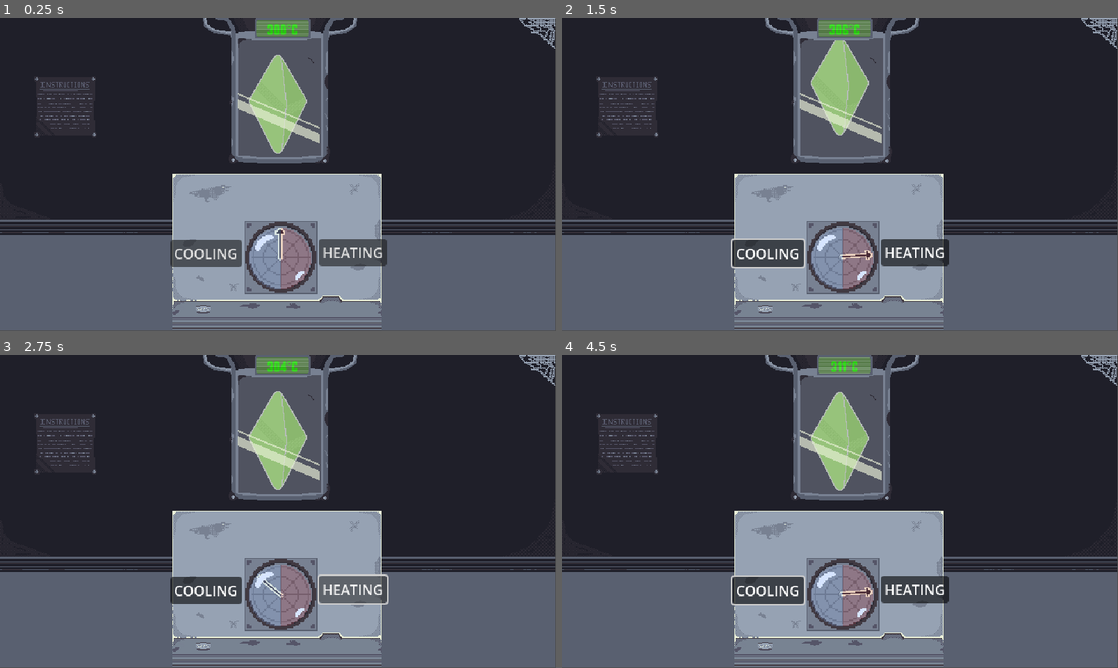
Above: before the commit, frames 1-4 (two rows, left to right).
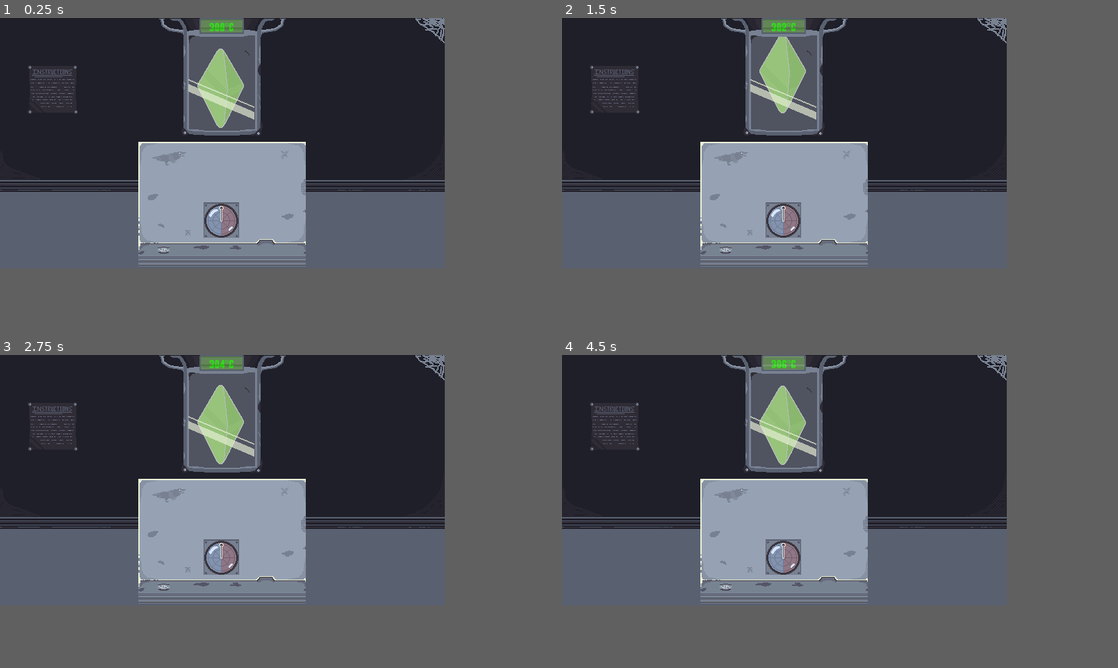
Above: after the commit, the same moments.

Repository: LuckyDog-Studios/ReactorControl
Game: Godot game, scene res://scenes/game.tscn
The game is run twice, just before and just after one commit, with the same random seed, the same clock (stepped at 60 frames per second) and the same inputs. This scene is started directly instead of the project's main scene. Sound files missing from this copy of the repository are replaced by a short silence.
Inputs (mouse positions are in pixels of both pictures, inside the frame that each line leads up to):
- Up to frame 1 (0.25 s): no input
- Up to frame 2 (1.5 s): click (912, 252) at 0.5 s, where only the run before the commit has a clickable "HEATING"; click (767, 252) at 1.25 s, where only the run before the commit has a clickable "COOLING"
- Up to frame 3 (2.75 s): click (350, 589) at 2 s, where only the run before the commit has a clickable "HEATING"
- Up to frame 4 (4.5 s): click (767, 589) at 2.75 s, where only the run before the commit has a clickable "COOLING"; click (912, 589) at 3.5 s, where only the run before the commit has a clickable "HEATING"; click (767, 589) at 4.25 s, where only the run before the commit has a clickable "COOLING"
In our replay, the window is 800x450 before the commit and 640x360 after it. These sizes can differ from the game's own. Grey fills any space a smaller window leaves; there, only what the larger window draws over its background counts as a difference.

The runs differ from the first frame. In frame 1, 48% of the frame differs, in the area x 0-100%, y 0-100%; in frame 2, 48%; in frame 3, 47%; in frame 4, 48%.

Commit message:
design side panel and side panel ui

Diff:
--- a/project.godot
+++ b/project.godot
@@ -23,8 +23,6 @@
 
 window/size/viewport_width=640
 window/size/viewport_height=360
-window/size/window_width_override=1920
-window/size/window_height_override=1080
 window/stretch/mode="viewport"
 window/stretch/scale_mode="integer"
 
--- a/scenes/game.tscn
+++ b/scenes/game.tscn
@@ -9,7 +9,10 @@
 [ext_resource type="PackedScene" uid="uid://btv0kv3lbfm20" path="res://scenes/heating_component.tscn" id="4_jxf6i"]
 [ext_resource type="PackedScene" uid="uid://blxoaaoq5ojah" path="res://scenes/dial.tscn" id="4_v7shd"]
 [ext_resource type="Script" path="res://scripts/heating_button.gd" id="5_8bbl8"]
+[ext_resource type="PackedScene" uid="uid://ct6eta633c7pu" path="res://scenes/explosion_effect.tscn" id="5_kwxrp"]
 [ext_resource type="Script" path="res://scripts/cooling_button.gd" id="6_eg4nc"]
+[ext_resource type="PackedScene" uid="uid://dnhe1wc6qjqdu" path="res://scenes/side_screen.tscn" id="6_te6x1"]
+[ext_resource type="PackedScene" uid="uid://rklyl7n75bsr" path="res://scenes/side_screen_ui.tscn" id="7_al8yd"]
 
 [sub_resource type="ShaderMaterial" id="ShaderMaterial_xaf5n"]
 
@@ -18,34 +21,49 @@
 
 [node name="Art" type="Node2D" parent="."]
 material = SubResource("ShaderMaterial_xaf5n")
-position = Vector2(-275, -86)
-scale = Vector2(1.66344, 1.66344)
+position = Vector2(-274, -85)
 
 [node name="Background01" type="Sprite2D" parent="Art"]
-position = Vector2(192.372, 108.209)
-scale = Vector2(0.601164, 0.601164)
+position = Vector2(320, 180)
 texture = ExtResource("1_v36hj")
-metadata/_edit_lock_ = true
+
+[node name="Reactor" parent="Art" instance=ExtResource("3_uppgq")]
+position = Vector2(320, 1)
 
 [node name="Table02" type="Sprite2D" parent="Art"]
-position = Vector2(192.372, 162.314)
-scale = Vector2(0.601164, 0.601164)
+position = Vector2(320, 268)
 texture = ExtResource("2_84usu")
 
-[node name="Reactor" parent="Art" instance=ExtResource("3_uppgq")]
-position = Vector2(194.176, 0)
-scale = Vector2(0.601164, 0.601164)
+[node name="Dial" parent="Art" instance=ExtResource("4_v7shd")]
+position = Vector2(319, 291)
 
-[node name="Dial" parent="Art" instance=ExtResource("4_v7shd")]
-position = Vector2(194.777, 165.921)
+[node name="TempDisplay" parent="Art" instance=ExtResource("1_khmli")]
+position = Vector2(319, 12)
+
+[node name="SideScreen" parent="Art" node_paths=PackedStringArray("side_screen_ui") instance=ExtResource("6_te6x1")]
+position = Vector2(775, 192)
+side_screen_ui = NodePath("../../CanvasLayer/SideScreenUI")
+
+[node name="CanvasLayer" type="CanvasLayer" parent="."]
+
+[node name="Explosion Effect" parent="CanvasLayer" instance=ExtResource("5_kwxrp")]
+
+[node name="SideScreenUI" parent="CanvasLayer" instance=ExtResource("7_al8yd")]
+visible = false
+anchors_preset = 8
+anchor_left = 0.5
+anchor_top = 0.5
+anchor_right = 0.5
+anchor_bottom = 0.5
+offset_left = 0.0
+offset_top = 0.0
+offset_right = 0.0
+offset_bottom = 0.0
 
 [node name="TEMPERATURESYSTEM" type="Node" parent="."]
 
-[node name="TempDisplay" parent="TEMPERATURESYSTEM" instance=ExtResource("1_khmli")]
-position = Vector2(325, 12)
-
 [node name="TemperatureController" parent="TEMPERATURESYSTEM" node_paths=PackedStringArray("temperature_display", "heating_system", "cooling_system") instance=ExtResource("2_ge26w")]
-temperature_display = NodePath("../TempDisplay")
+temperature_display = NodePath("../../Art/TempDisplay")
 heating_system = NodePath("../HeatingComponent")
 cooling_system = NodePath("../CoolingComponent")
 
@@ -54,6 +72,7 @@
 [node name="HeatingComponent" parent="TEMPERATURESYSTEM" instance=ExtResource("4_jxf6i")]
 
 [node name="TEMP CANVAS LAYER" type="CanvasLayer" parent="TEMPERATURESYSTEM"]
+visible = false
 
 [node name="HeatingButton" type="Button" parent="TEMPERATURESYSTEM/TEMP CANVAS LAYER" node_paths=PackedStringArray("heating_system", "cooling_button")]
 anchors_preset = 6
--- /dev/null
+++ b/scenes/side_screen.tscn
@@ -0,0 +1,55 @@
+[gd_scene load_steps=8 format=3 uid="uid://dnhe1wc6qjqdu"]
+
+[ext_resource type="Script" path="res://scripts/side_screen.gd" id="1_ykhtc"]
+[ext_resource type="Texture2D" uid="uid://dme2xt8h8awsx" path="res://assets/sprites/sidescreenspritesheet.png" id="2_inqvh"]
+
+[sub_resource type="AtlasTexture" id="AtlasTexture_44gpd"]
+atlas = ExtResource("2_inqvh")
+region = Rect2(0, 0, 268, 122)
+
+[sub_resource type="AtlasTexture" id="AtlasTexture_74bt8"]
+atlas = ExtResource("2_inqvh")
+region = Rect2(268, 0, 268, 122)
+
+[sub_resource type="SpriteFrames" id="SpriteFrames_f028r"]
+animations = [{
+"frames": [{
+"duration": 1.0,
+"texture": SubResource("AtlasTexture_44gpd")
+}, {
+"duration": 1.0,
+"texture": SubResource("AtlasTexture_74bt8")
+}],
+"loop": true,
+"name": &"idle",
+"speed": 5.0
+}]
+
+[sub_resource type="RectangleShape2D" id="RectangleShape2D_x7y7e"]
+size = Vector2(110, 200)
+
+[sub_resource type="RectangleShape2D" id="RectangleShape2D_sqnqy"]
+size = Vector2(223, 113)
+
+[node name="SideScreen" type="Node2D"]
+script = ExtResource("1_ykhtc")
+
+[node name="AnimatedSprite2D" type="AnimatedSprite2D" parent="."]
+sprite_frames = SubResource("SpriteFrames_f028r")
+animation = &"idle"
+autoplay = "idle"
+
+[node name="AppearArea" type="Area2D" parent="."]
+
+[node name="CollisionShape2D" type="CollisionShape2D" parent="AppearArea"]
+position = Vector2(-186.5, 0)
+shape = SubResource("RectangleShape2D_x7y7e")
+
+[node name="OpenCloseArea2D" type="Area2D" parent="."]
+
+[node name="CollisionShape2D" type="CollisionShape2D" parent="OpenCloseArea2D"]
+position = Vector2(-16.5, -0.5)
+shape = SubResource("RectangleShape2D_sqnqy")
+
+[connection signal="mouse_entered" from="AppearArea" to="." method="_on_area_2d_mouse_entered"]
+[connection signal="input_event" from="OpenCloseArea2D" to="." method="_on_open_close_area_2d_input_event"]
--- /dev/null
+++ b/scenes/side_screen_ui.tscn
@@ -0,0 +1,123 @@
+[gd_scene load_steps=3 format=3 uid="uid://rklyl7n75bsr"]
+
+[ext_resource type="Texture2D" uid="uid://wddbyrckmlp7" path="res://assets/sprites/side_screen_texture1.png" id="1_pwui2"]
+[ext_resource type="Script" path="res://scripts/side_screen_ui.gd" id="1_torgl"]
+
+[node name="SideScreenUI" type="Control"]
+layout_mode = 3
+anchor_right = 1.0
+anchor_bottom = 1.0
+offset_left = 320.0
+offset_top = 180.0
+offset_right = -320.0
+offset_bottom = -180.0
+grow_horizontal = 2
+grow_vertical = 2
+script = ExtResource("1_torgl")
+
+[node name="DeviceTexture" type="TextureRect" parent="."]
+layout_mode = 1
+anchors_preset = 8
+anchor_left = 0.5
+anchor_top = 0.5
+anchor_right = 0.5
+anchor_bottom = 0.5
+offset_left = -264.0
+offset_top = -171.0
+offset_right = 266.0
+offset_bottom = 171.0
+grow_horizontal = 2
+grow_vertical = 2
+texture = ExtResource("1_pwui2")
+
+[node name="SCREEN CONTAINER" type="PanelContainer" parent="."]
+layout_mode = 0
+offset_left = -240.0
+offset_top = -138.0
+offset_right = 173.0
+offset_bottom = 132.0
+
+[node name="HOME SCREEN" type="GridContainer" parent="SCREEN CONTAINER"]
+layout_mode = 2
+columns = 3
+
+[node name="ElectricityButton" type="Button" parent="SCREEN CONTAINER/HOME SCREEN"]
+layout_mode = 2
+size_flags_horizontal = 3
+size_flags_vertical = 3
+text = "Electricity"
+
+[node name="CoolantButton" type="Button" parent="SCREEN CONTAINER/HOME SCREEN"]
+layout_mode = 2
+size_flags_horizontal = 3
+size_flags_vertical = 3
+text = "Coolant
+"
+
+[node name="SystemBackendButton" type="Button" parent="SCREEN CONTAINER/HOME SCREEN"]
+layout_mode = 2
+size_flags_horizontal = 3
+size_flags_vertical = 3
+text = "Sys.Backend.exe
+"
+
+[node name="Button4" type="Button" parent="SCREEN CONTAINER/HOME SCREEN"]
+layout_mode = 2
+size_flags_horizontal = 3
+size_flags_vertical = 3
+text = "..."
+
+[node name="Button5" type="Button" parent="SCREEN CONTAINER/HOME SCREEN"]
+layout_mode = 2
+size_flags_horizontal = 3
+size_flags_vertical = 3
+text = "..."
+
+[node name="Button6" type="Button" parent="SCREEN CONTAINER/HOME SCREEN"]
+layout_mode = 2
+size_flags_horizontal = 3
+size_flags_vertical = 3
+text = "..."
+
+[node name="ELECTRICITY SCREEN" type="PanelContainer" parent="SCREEN CONTAINER"]
+visible = false
+layout_mode = 2
+
+[node name="ColorRect" type="ColorRect" parent="SCREEN CONTAINER/ELECTRICITY SCREEN"]
+layout_mode = 2
+color = Color(1, 1, 0.270588, 1)
+
+[node name="COOLANT SCREEN" type="PanelContainer" parent="SCREEN CONTAINER"]
+visible = false
+layout_mode = 2
+
+[node name="ColorRect" type="ColorRect" parent="SCREEN CONTAINER/COOLANT SCREEN"]
+layout_mode = 2
+color = Color(0.458824, 1, 1, 1)
+
+[node name="SYSTEM BACKEND SCREEN" type="PanelContainer" parent="SCREEN CONTAINER"]
+visible = false
+layout_mode = 2
+
+[node name="ColorRect" type="ColorRect" parent="SCREEN CONTAINER/SYSTEM BACKEND SCREEN"]
+layout_mode = 2
+color = Color(0.0312467, 0.15749, 0.267441, 1)
+
+[node name="CLOSE_BUTTON" type="Button" parent="SCREEN CONTAINER"]
+layout_mode = 2
+size_flags_horizontal = 8
+size_flags_vertical = 8
+text = "CLOSE"
+
+[node name="HOME_BUTTON" type="Button" parent="SCREEN CONTAINER"]
+visible = false
+layout_mode = 2
+size_flags_horizontal = 0
+size_flags_vertical = 8
+text = "HOME"
+
+[connection signal="pressed" from="SCREEN CONTAINER/HOME SCREEN/ElectricityButton" to="." method="_on_electricity_button_pressed"]
+[connection signal="pressed" from="SCREEN CONTAINER/HOME SCREEN/CoolantButton" to="." method="_on_coolant_button_pressed"]
+[connection signal="pressed" from="SCREEN CONTAINER/HOME SCREEN/SystemBackendButton" to="." method="_on_system_backend_button_pressed"]
+[connection signal="pressed" from="SCREEN CONTAINER/CLOSE_BUTTON" to="." method="_on_close_button_pressed"]
+[connection signal="pressed" from="SCREEN CONTAINER/HOME_BUTTON" to="." method="_on_home_button_pressed"]
--- a/scenes/startingsequence.tscn
+++ b/scenes/startingsequence.tscn
@@ -125,23 +125,18 @@
 material = SubResource("ShaderMaterial_kgn6p")
 
 [node name="Background01" type="Sprite2D" parent="Art"]
-position = Vector2(192.372, 108.209)
-scale = Vector2(0.601164, 0.601164)
+position = Vector2(320, 180)
 texture = ExtResource("2_61qe6")
-metadata/_edit_lock_ = true
 
 [node name="Table02" type="Sprite2D" parent="Art"]
-position = Vector2(192.372, 162.314)
-scale = Vector2(0.601164, 0.601164)
+position = Vector2(320, 263)
 texture = ExtResource("2_81lqt")
 
 [node name="Reactor" parent="Art" instance=ExtResource("9_5ih3n")]
-position = Vector2(194.176, 0)
-scale = Vector2(0.601164, 0.601164)
+position = Vector2(326, 0)
 
 [node name="Display" parent="Art" instance=ExtResource("5_84us1")]
-position = Vector2(194.176, 6.6128)
-scale = Vector2(0.601164, 0.601164)
+position = Vector2(324, 12)
 
 [node name="UI Elements" type="CanvasLayer" parent="."]
 
--- a/scenes/temperature_display.tscn
+++ b/scenes/temperature_display.tscn
@@ -30,9 +30,10 @@
 "speed": 5.0
 }]
 
-[node name="temperature display" type="Node2D" node_paths=PackedStringArray("temperature_label")]
+[node name="temperature display" type="Node2D" node_paths=PackedStringArray("temperature_label", "state_machine")]
 script = ExtResource("1_vnst1")
 temperature_label = NodePath("Text")
+state_machine = NodePath("State Machine")
 
 [node name="Frame" type="Sprite2D" parent="."]
 texture = ExtResource("1_b7f4w")
--- a/scripts/States/DisplayBlinking.gd
+++ b/scripts/States/DisplayBlinking.gd
@@ -1,6 +1,6 @@
 extends State
 @export var label: RichTextLabel
-var blink_time = 1
+var blink_time = 0.5
 var current_time = 0.0
 
 func Enter() -> void:
@@ -14,3 +14,6 @@
 	if current_time >= blink_time:
 		label.visible = not label.visible
 		current_time = 0.0
+
+func ChangeState(state: String):
+	Transitioned.emit(self, state)
--- a/scripts/States/DisplayNormal.gd
+++ b/scripts/States/DisplayNormal.gd
@@ -1 +1,4 @@
 extends State
+
+func ChangeState(state: String):
+	Transitioned.emit(self, state)
--- a/scripts/States/State.gd
+++ b/scripts/States/State.gd
@@ -11,3 +11,6 @@
 
 func Update(_delta: float):
 	pass
+
+func ChangeState(state: String):
+	pass
--- /dev/null
+++ b/scripts/side_screen.gd
@@ -0,0 +1,46 @@
+extends Node2D
+
+var is_open: bool = false
+@export var side_screen_ui: Control
+
+var wait_time: float = 0.1
+var curr_time: float = 0.0
+
+# Movement speeds for sliding the panel
+var slide_speed_open: float = 850
+var slide_speed_close: float = 300
+var target_x: float = 0.0  # Position to slide the panel to (open or closed)
+
+# Reference to nodes
+@onready var animated_sprite = $AnimatedSprite2D
+@onready var open_close_area = $OpenCloseArea2D
+
+func _process(delta: float) -> void:
+	curr_time += delta
+	# Check if the panel is open and move accordingly
+	if is_open:
+		target_x = -230  # Open position (off-screen)
+	else:
+		target_x = 0  # Closed position (on-screen)
+
+	# Smooth movement towards the target X position
+	move_panel(delta)
+
+func move_panel(delta: float) -> void:
+	# Move both the panel and the interaction area
+	var move_speed = slide_speed_open if is_open else slide_speed_close
+	animated_sprite.position.x = move_toward(animated_sprite.position.x, target_x, move_speed * delta)
+	open_close_area.position.x = move_toward(open_close_area.position.x, target_x, move_speed * delta)
+
+func _on_area_2d_mouse_entered() -> void:
+	if curr_time >= wait_time:
+		toggle_panel()
+		curr_time = 0.0
+
+func _on_open_close_area_2d_input_event(viewport: Node, event: InputEvent, shape_idx: int) -> void:
+	if event is InputEventMouseButton and event.pressed:
+		side_screen_ui.visible = true
+
+# Toggles the panel state
+func toggle_panel() -> void:
+	is_open = !is_open
--- /dev/null
+++ b/scripts/side_screen_ui.gd
@@ -0,0 +1,49 @@
+extends Control
+
+# Define UI states
+enum ui_states {HOME, ELECTRICITY, COOLANT, SYSTEM_BACKEND}
+var current_state
+
+# References to UI screens
+@onready var home_screen: GridContainer = $"SCREEN CONTAINER/HOME SCREEN"
+@onready var electricity_screen: PanelContainer = $"SCREEN CONTAINER/ELECTRICITY SCREEN"
+@onready var coolant_screen: PanelContainer = $"SCREEN CONTAINER/COOLANT SCREEN"
+@onready var system_backend_screen: PanelContainer = $"SCREEN CONTAINER/SYSTEM BACKEND SCREEN"
+
+# Called when the node enters the scene tree for the first time.
+func _ready() -> void:
+	current_state = ui_states.HOME
+	update_ui()  # Ensure only the correct UI screen is visible at the start
+
+# Function to update UI based on state
+func update_ui() -> void:
+	home_screen.visible = current_state == ui_states.HOME
+	electricity_screen.visible = current_state == ui_states.ELECTRICITY
+	coolant_screen.visible = current_state == ui_states.COOLANT
+	system_backend_screen.visible = current_state == ui_states.SYSTEM_BACKEND
+
+	#home button only show if not in homebutton
+	$"SCREEN CONTAINER/HOME_BUTTON".visible = current_state != ui_states.HOME
+
+# Button event functions (Connect these to buttons in the UI)
+
+func _on_close_button_pressed() -> void:
+	visible = false
+	current_state = ui_states.HOME
+	update_ui()
+
+func _on_home_button_pressed() -> void:
+	current_state = ui_states.HOME
+	update_ui()
+
+func _on_electricity_button_pressed() -> void:
+	current_state = ui_states.ELECTRICITY
+	update_ui()
+
+func _on_coolant_button_pressed() -> void:
+	current_state = ui_states.COOLANT
+	update_ui()
+
+func _on_system_backend_button_pressed() -> void:
+	current_state = ui_states.SYSTEM_BACKEND
+	update_ui()
--- a/scripts/temperature/heating_component.gd
+++ b/scripts/temperature/heating_component.gd
@@ -4,7 +4,7 @@
 var is_active: bool = false
 
 func get_heating():
-	return fuel_input * 2.0  # Scales heat production
+	return fuel_input * 5.0  # Scales heat production
 
 func toggle_active():
 	is_active = not is_active
--- a/scripts/temperature/temperature_controller.gd
+++ b/scripts/temperature/temperature_controller.gd
@@ -4,6 +4,7 @@
 @export var temperature_display: Node2D  # Link to TemperatureDisplay
 @export var heating_system: Node       # Link to HeatingSystem
 @export var cooling_system: Node       # Link to CoolingSystem
+@onready var explosion_effect: AnimationPlayer = $"../../CanvasLayer/Explosion Effect/AnimationPlayer"
 
 var current_temperature: float = 300.0
 var max_safe_temperature: float = 1000.0
@@ -53,8 +54,9 @@
 		temperature_display.update_temperature(current_temperature, reactor_state)
 
 func trigger_meltdown():
-	print("🔥 MELTDOWN! Reactor Exploding!")
-	# Explosion effects, damage logic, etc.
+	explosion_effect.play("explosion")
+	await explosion_effect.animation_finished
+	get_tree().quit()
 
 func trigger_freeze():
 	print("❄️ REACTOR TOO COLD! Systems shutting down!")
--- a/scripts/temperature/temperature_display.gd
+++ b/scripts/temperature/temperature_display.gd
@@ -1,6 +1,8 @@
 extends Node
 
 @export var temperature_label: RichTextLabel
+@export var state_machine: Node
+
 
 func update_temperature(temp, state):
 	if temperature_label:
@@ -12,8 +14,12 @@
 		0:  # STABLE
 			temperature_label.modulate = Color(0, 1, 0)  # Green
 		1:  # WARNING
+			if state_machine and not state_machine.current_state.name == "Normal":
+				state_machine.current_state.ChangeState("Normal")
 			temperature_label.modulate = Color(1, 1, 0)  # Yellow
 		2:  # CRITICAL
+			if state_machine and not state_machine.current_state.name == "Blinking":
+				state_machine.current_state.ChangeState("Blinking")
 			temperature_label.modulate = Color(1, 0.5, 0)  # Orange
 		3:  # MELTDOWN
 			temperature_label.modulate = Color(1, 0, 0)  # Red, flashing
Binary file added: assets/sprites/side_screen_texture1.png
Not shown, added: assets/sprites/side_screen_texture1.png.import
Binary file added: assets/sprites/sidescreenspritesheet.png
Not shown, added: assets/sprites/sidescreenspritesheet.png.import
Not shown: 1 places in scenes/game.tscn that only renumber resources
